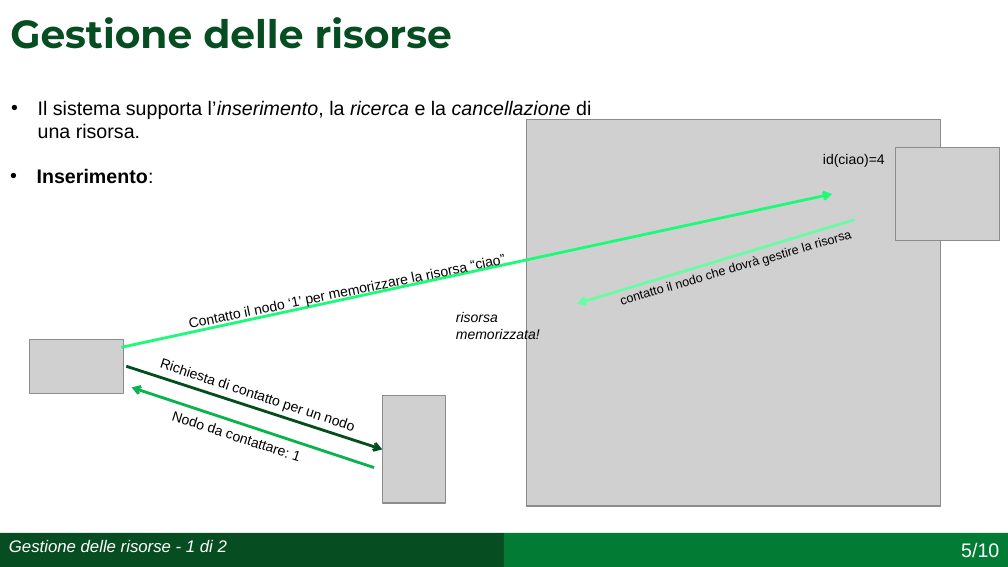
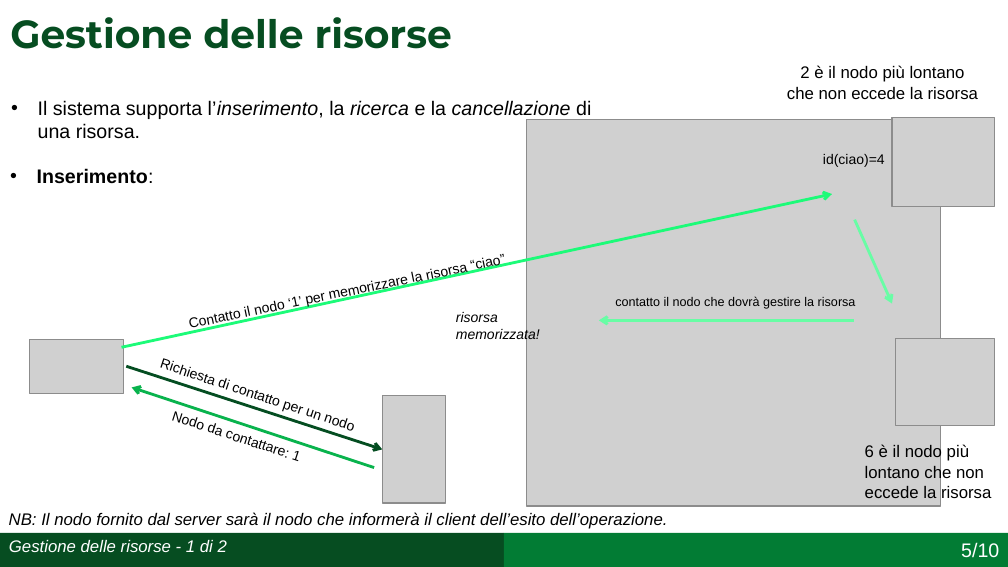
Before and after one commit to simonefesta/Chord_SDCC, a slide deck: slide 10 of Documentazione/Presentazione/Presentazione_Chord_Festa_0320408.pptx. Drawn at 1008x567 pixels with LibreOffice and Linux fonts; fonts in the diff are those of the drawing; grey boxes stand for pictures. Boxes give left, top, right and bottom in pixels: in the first picture for what was removed or moved away, otherwise in the second. Text is boxed around its words. In the diff, an @@ line names an element or a change of style, - is before the commit and + after.

```diff
--- a/Documentazione/Presentazione/Presentazione_Chord_Festa_0320408.pptx
+++ b/Documentazione/Presentazione/Presentazione_Chord_Festa_0320408.pptx
@@ text added at (787, 65, 978, 99), 12 pt, text #000000 @@
+2 è il nodo più lontano
+che non eccede la risorsa
@@ picture added at (892, 117, 995, 207) @@
@@ picture removed at (895, 148, 999, 241) @@
@@ arrow moved from (855, 220) - (578, 303) to (855, 220) - (892, 303) @@
@@ text "contatto il nodo che dovrà ...": place and size @@
-text "contatto il nodo che dovrà ..." at (329, 100, 344, 116)
+text "contatto il nodo che dovrà ..." at (615, 296, 856, 309)
@@ text "contatto il nodo che dovrà ..." at (615, 296, 856, 309): rotation 343 to 0 degrees @@
@@ arrow added from (854, 321) to (599, 321), #68FDA5 2 pt @@
@@ picture added at (895, 339, 995, 425) @@
@@ text added at (865, 444, 991, 498), 12 pt, text #000000 @@
+6 è il nodo più lontano che non eccede la risorsa
@@ text added at (9, 512, 667, 529), 12 pt, text #000000, italic @@
+NB: Il nodo fornito dal server sarà il nodo che informerà il client dell’esito dell’operazione.
```
Also in this commit, not shown: 3 other slides changed, 4 other files.
